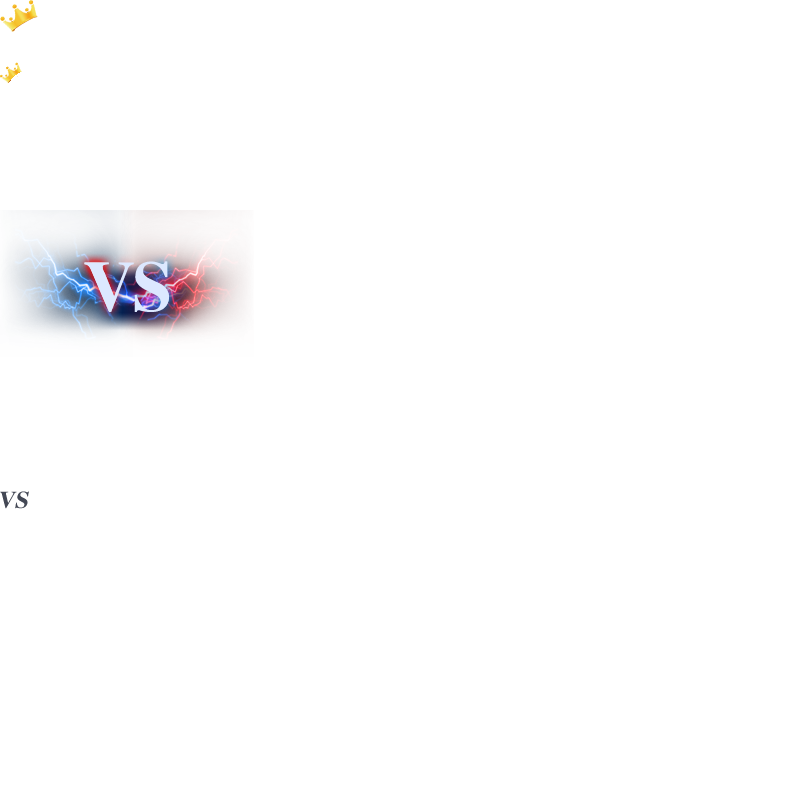
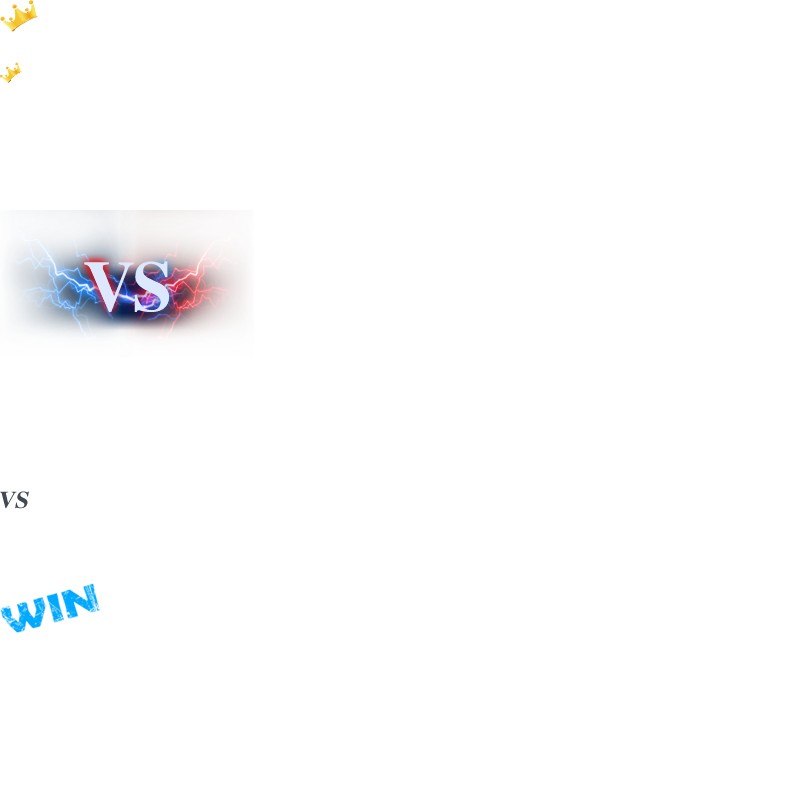
Before/after of a w=800, h=800 layered artwork. What changed in the layer stack:
added layer "图层 3" above "图层 2" over (0, 583, 100, 633)
